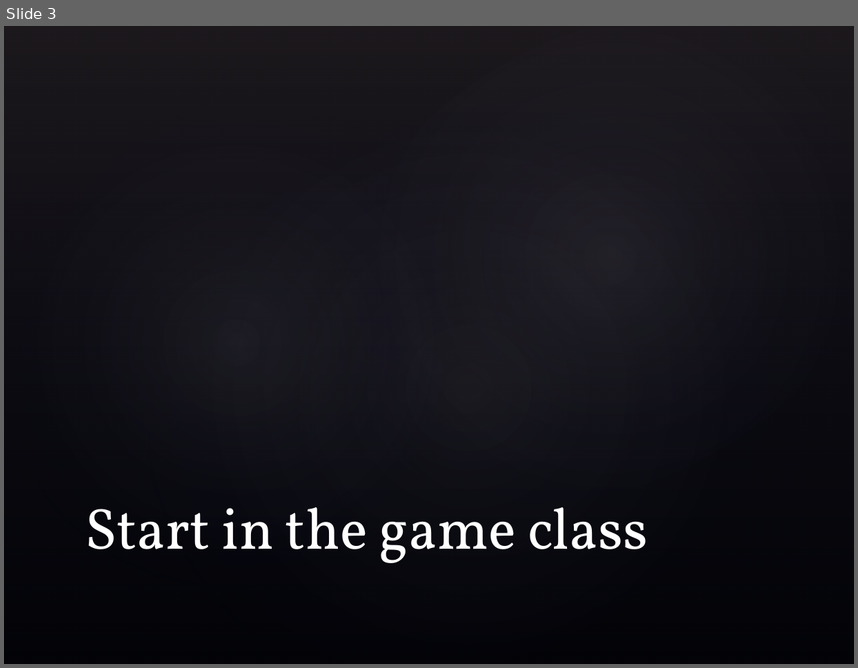
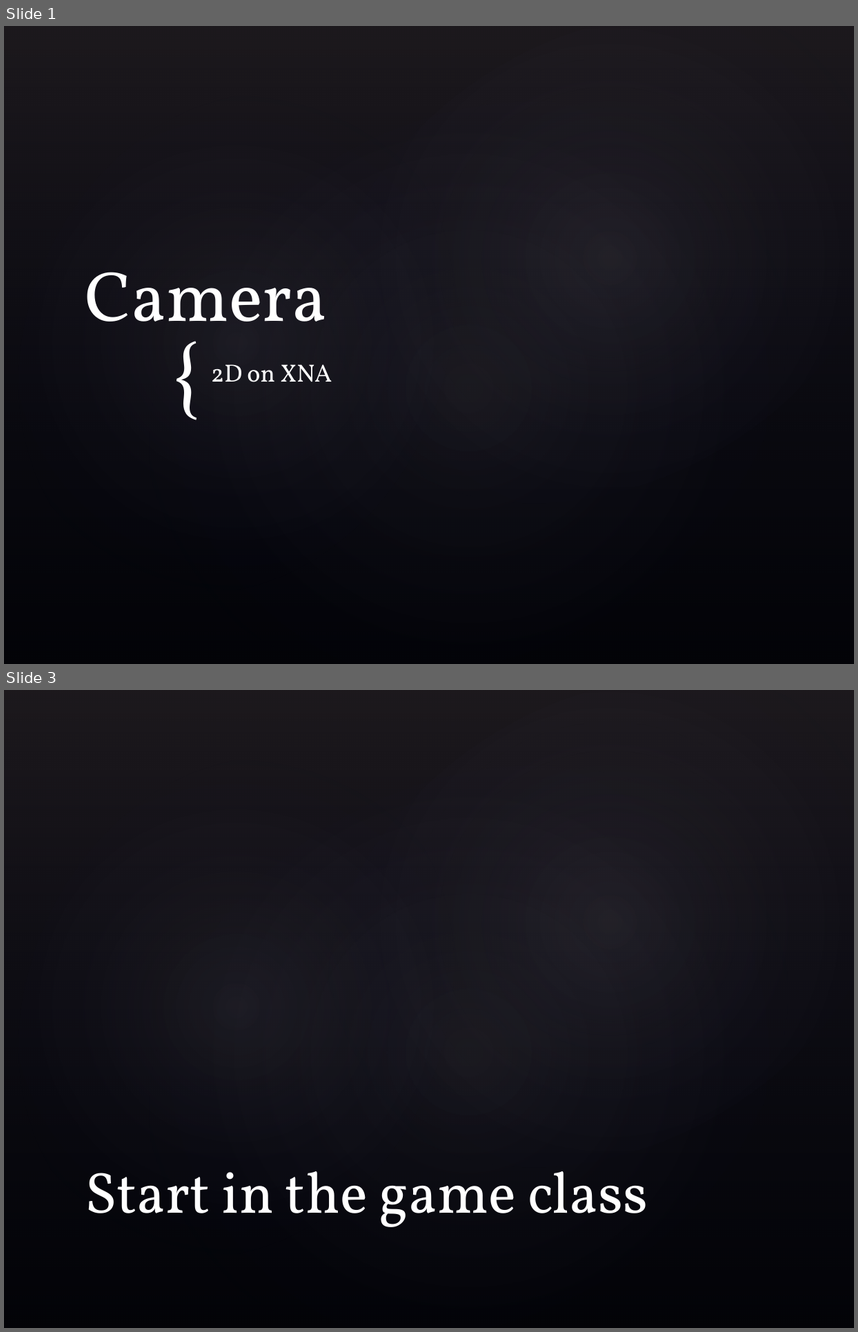
Before and after one commit to Andrea/IncompleteGameLabs, a slide deck: Lab6-Camara/Camera.pptx. Shown one above the other, each under a label of ours: slide 3 before the commit, slides 1 and 3 after it; the slides between them are not shown. The pictures are 858x668 and 858x1332 pixels, drawn with LibreOffice and Linux fonts; fonts in the diff are those of the drawing; background and template pictures are left out. Boxes give left, top, right and bottom in pixels: in the first picture for what was removed or moved away, otherwise in the second. Text is boxed around its words. In the diff, an @@ line names an element or a change of style, - is before the commit and + after.

```diff
--- a/Lab6-Camara/Camera.pptx
+++ b/Lab6-Camara/Camera.pptx
@@ slide 1 added at (4, 26, 854, 664), background picture (left out); not listed: 4 template elements that a slide beside it also shows @@
@@ title added at (85, 272, 328, 352), 60 pt, text #FFFFFF @@
+Camera
@@ text added at (174, 320, 217, 416), 66 pt, text #FFFFFF @@
+{
@@ subtitle added at (211, 364, 332, 382), 21 pt, text #FFFFFF @@
+2D on XNA
```
Also in this commit, not shown: 1 slide changed, 5 other slides added, 1 slide removed.
